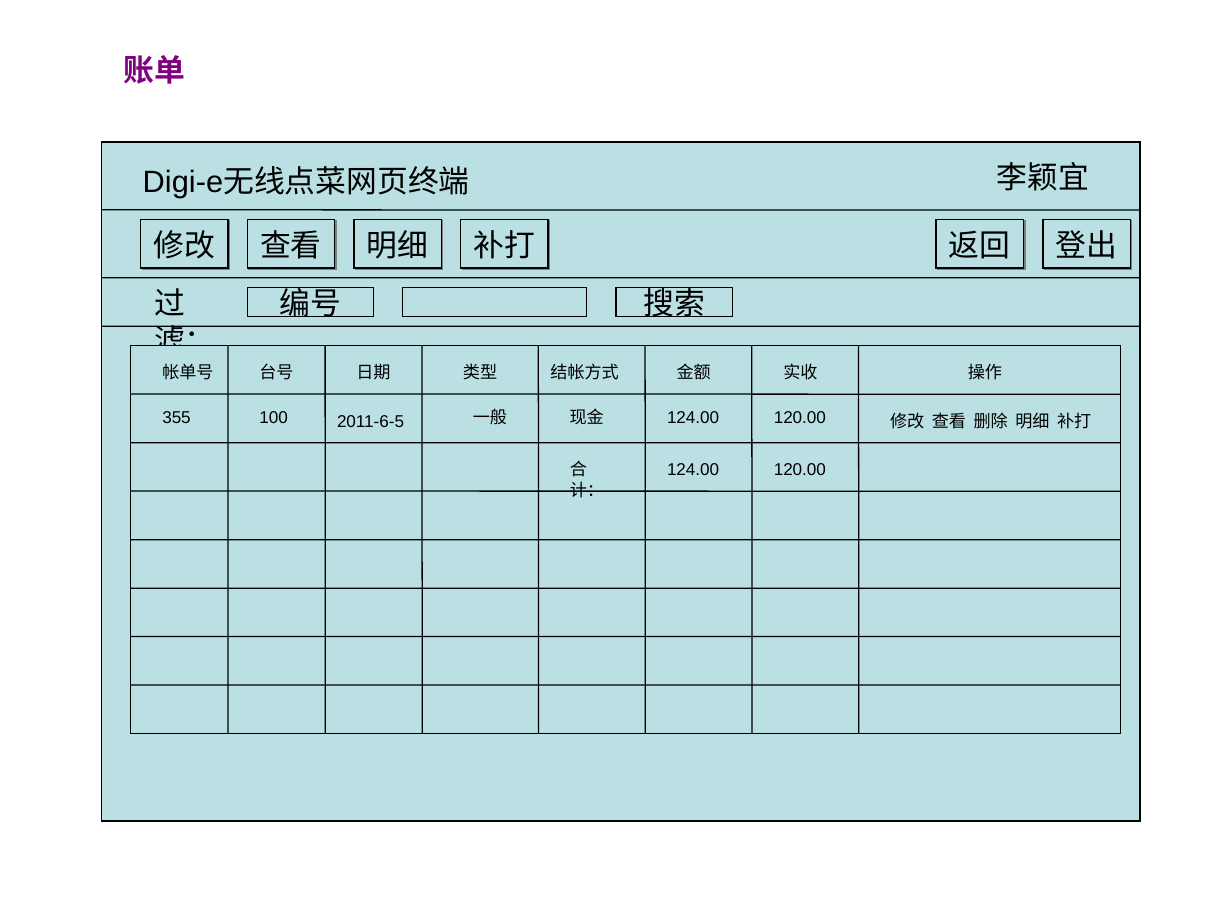
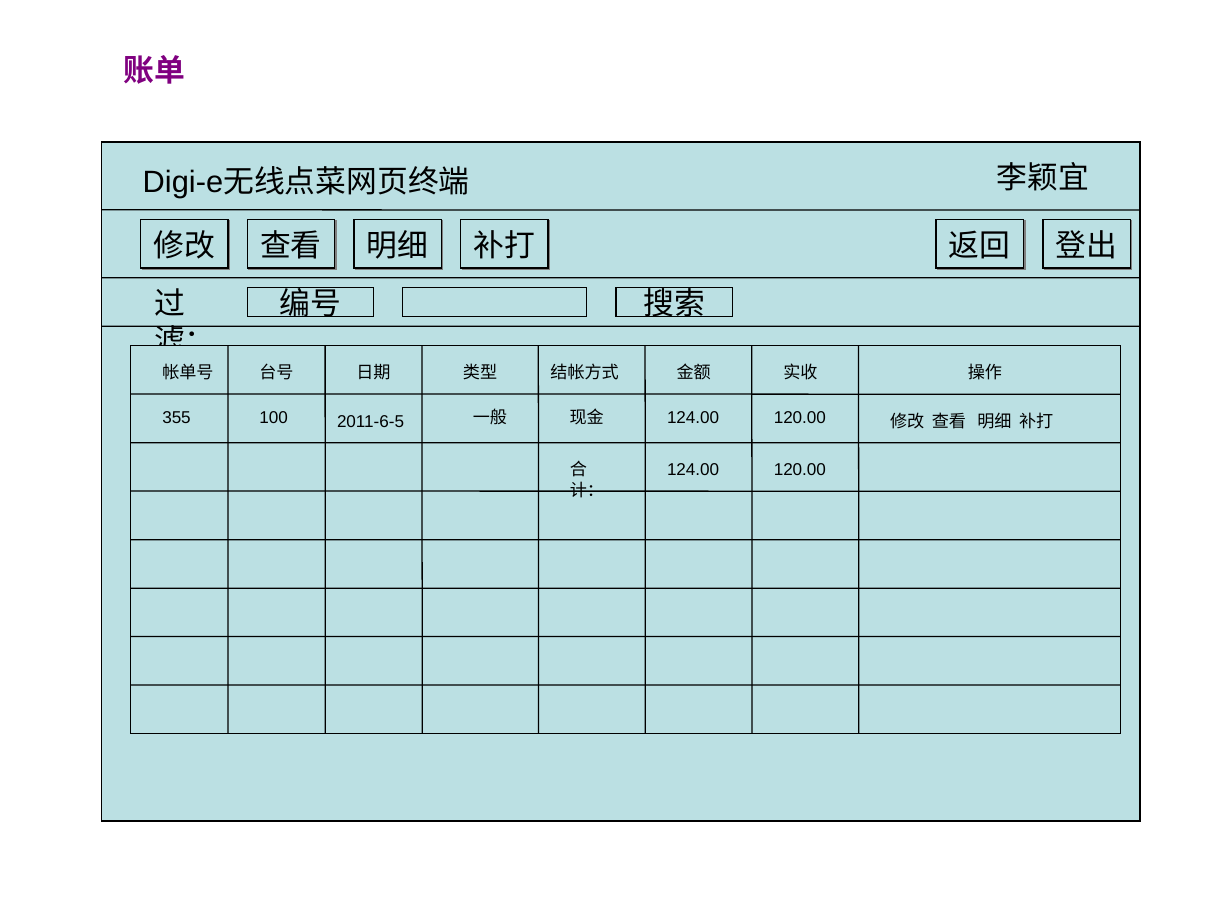
Before and after one commit to runt18/wireless-order-solution, a slide deck: slide 15 of doc/Digi-e网页终端需求.ppt. Drawn at 1232x924 pixels with LibreOffice and Linux fonts; fonts in the diff are those of the drawing. Boxes give left, top, right and bottom in pixels: in the first picture for what was removed or moved away, otherwise in the second. Text is boxed around its words. In the diff, an @@ line names an element or a change of style, - is before the commit and + after.

```diff
--- a/doc/Digi-e网页终端需求.ppt
+++ b/doc/Digi-e网页终端需求.ppt
@@ text at box(890, 412, 1053, 429): text changed @@
-修改 查看 删除 明细 补打
+修改 查看 明细 补打
```
